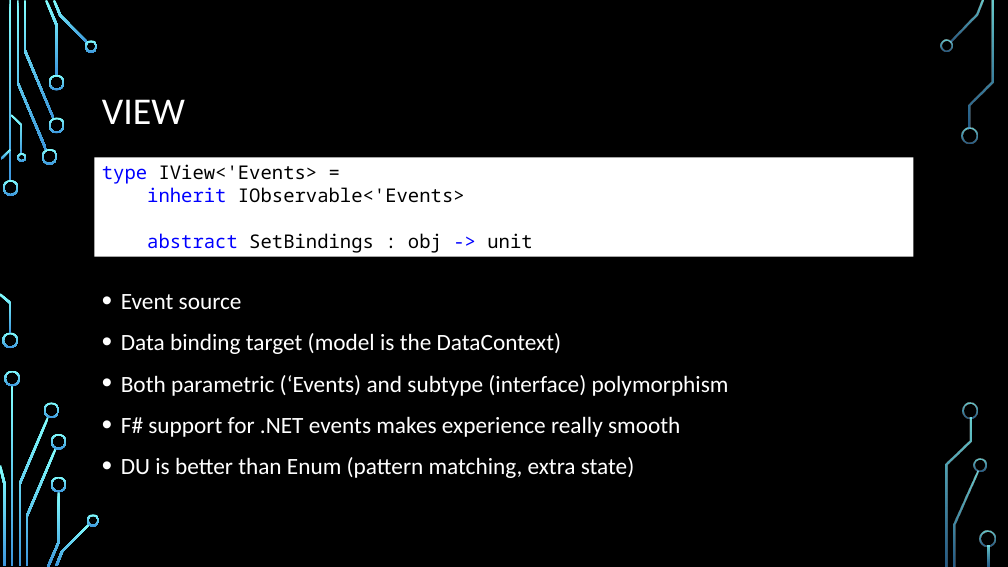
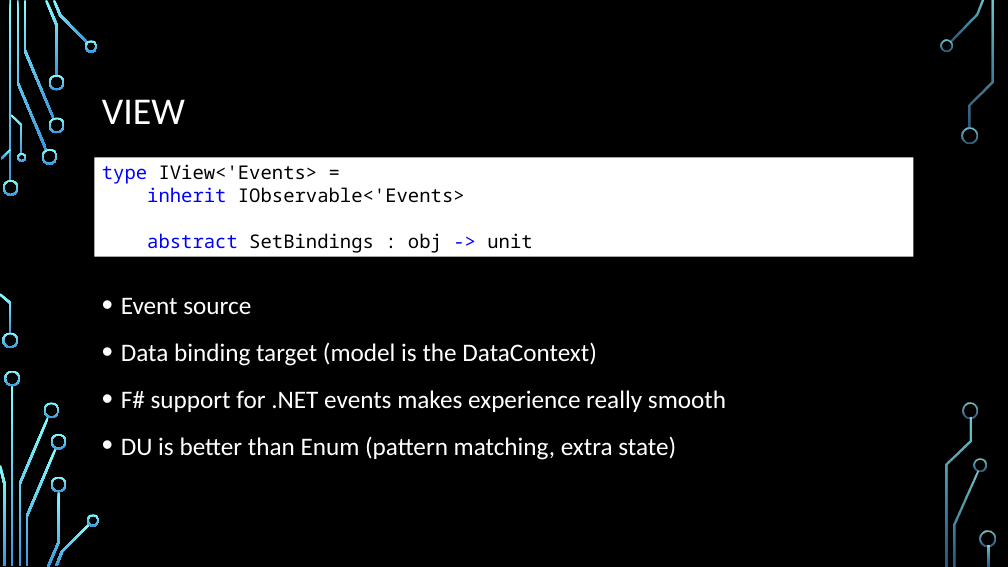
Before and after one commit to dmitry-a-morozov/fsharp-wpf-mvc-series, a slide deck: slide 6 of NYC Meetup.2013-04-23.pptx (slide 7 before the commit). Drawn at 1008x567 pixels with LibreOffice and Linux fonts; fonts in the diff are those of the drawing; background and template pictures are left out. Boxes give left, top, right and bottom in pixels: in the first picture for what was removed or moved away, otherwise in the second. Text is boxed around its words. In the diff, an @@ line names an element or a change of style, - is before the commit and + after.

```diff
--- a/NYC Meetup.2013-04-23.pptx
+++ b/NYC Meetup.2013-04-23.pptx
@@ text "Event source" at [121, 297, 726, 460]: size 22.2 to 24 pt; line spacing 1.1 to 1.2 @@
@@ text at [121, 375, 729, 396]: paragraph removed @@
-• Both parametric (‘Events) and subtype (interface) polymorphism
```
Also in this commit, not shown: 5 other slides changed, 1 slide removed, 13 other files.
